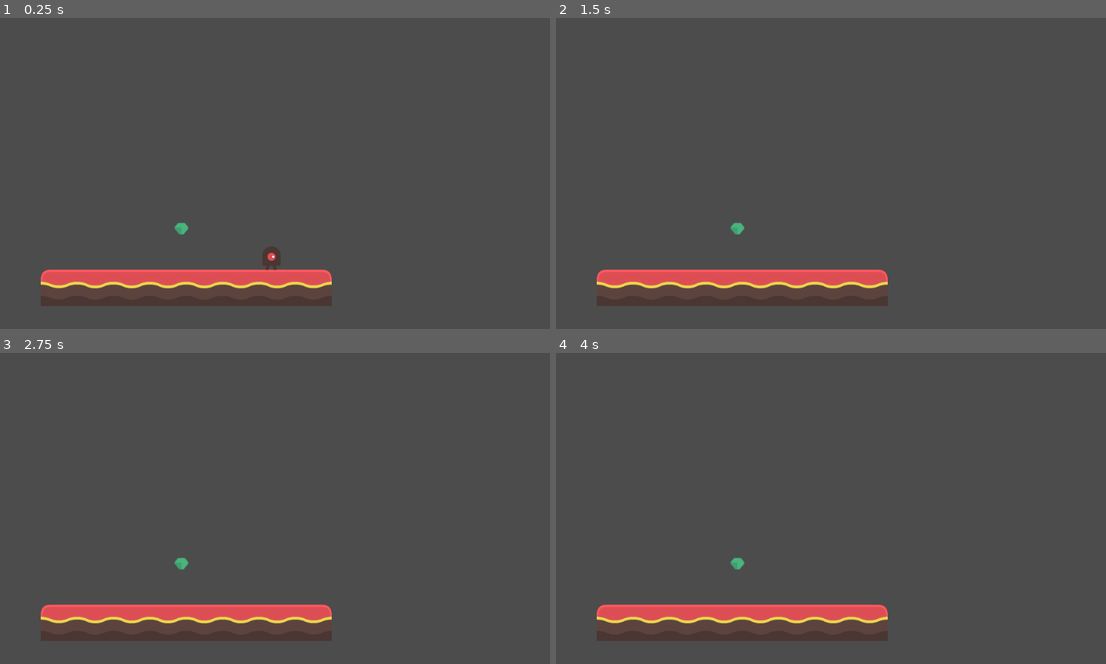
Above: before the commit, frames 1-4 (two rows, left to right).
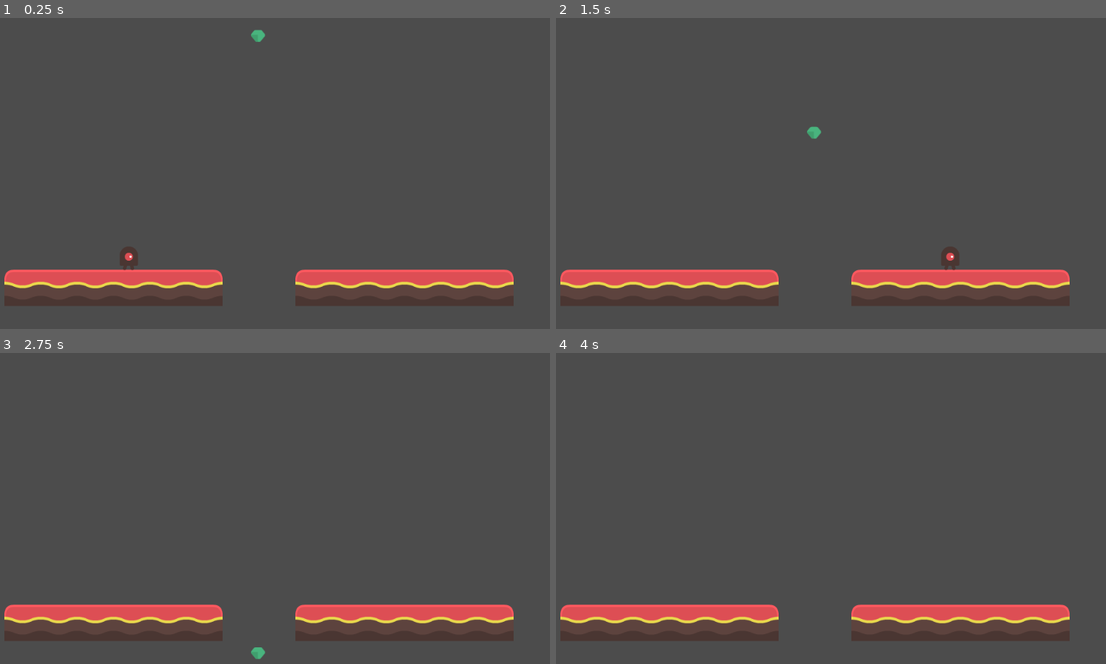
Above: after the commit, the same moments.

Repository: ben-gillott/platformer-prototype
Game: Godot game, scene res://Game.tscn
The game is run twice, just before and just after one commit, with the same random seed, the same clock (stepped at 60 frames per second) and the same inputs. Before the commit the project starts from res://Node2D.tscn.
Inputs:
- Up to frame 1 (0.25 s): no input
- Up to frame 2 (1.5 s): hold Right (walk_right) from 0.53 s (still down); tap Up (jump) at 0.77 s
- Up to frame 3 (2.75 s): tap Up (jump) at 1.52 s; release Right (walk_right) at 2.03 s; hold A (walk_left) from 2.03 s (still down)
- Up to frame 4 (4 s): release A (walk_left) at 2.78 s; hold Right (walk_right) from 2.78 s (still down); tap Up (jump) at 3.02, 3.77 s; tap Enter at 3.5 s

The runs differ from the first frame. In frame 1, 4.9% of the frame differs, in the area x 0-94%, y 3-93%; in frame 2, 4.7%; in frame 3, 4.5%; in frame 4, 4.4%.
Error before the commit: Invalid call. Nonexistent function 'new' in base 'Area2D'. (res://CoinManager.gd:8)

Commit message:
progress again

Diff:
--- /dev/null
+++ b/GameOne/Coin.gd
@@ -0,0 +1,25 @@
+extends Area2D
+
+
+# Declare member variables here. Examples:
+# var a = 2
+# var b = "text"
+
+
+# Called when the node enters the scene tree for the first time.
+func _ready():
+	position.y = 20
+	print("started")
+	pass # Replace with function body.
+
+var gravityVal = 100
+var velocityVal = 50
+
+# Called every frame. 'delta' is the elapsed time since the previous frame.
+func _process(delta):
+	position.y = position.y + velocityVal * delta
+	velocityVal += gravityVal * delta
+
+	if(position.y > 900):
+		queue_free()
+	pass
--- /dev/null
+++ b/GameOne/Coin.tscn
@@ -0,0 +1,18 @@
+[gd_scene load_steps=4 format=2]
+
+[ext_resource path="res://tilesheet_complete.png" type="Texture" id=1]
+[ext_resource path="res://Coin.gd" type="Script" id=2]
+
+[sub_resource type="CircleShape2D" id=1]
+
+[node name="Coin" type="Area2D"]
+position = Vector2( 375.525, 375.525 )
+script = ExtResource( 2 )
+
+[node name="Sprite" type="Sprite" parent="."]
+texture = ExtResource( 1 )
+region_enabled = true
+region_rect = Rect2( 1043.5, 85.1085, 24.943, 21.6342 )
+
+[node name="CollisionShape2D" type="CollisionShape2D" parent="."]
+shape = SubResource( 1 )
--- a/GameOne/CoinManager.gd
+++ b/GameOne/CoinManager.gd
@@ -1,23 +1,37 @@
 extends Node2D
 
-onready var coin = $Coin
+#onready var coin = $Coin
 var score = 0
+
+var coin = preload("res://Coin.tscn")
 
 
 func _spawnCoin():
-	var coinClone = coin.new()
-	add_child(coinClone)
-	#TODO, change to its own scene and duplicate that
+	#var coinClone = Area2D.new()
+	#add_child(coinClone)
+	var coin_instance = coin.instance()
+	#get_tree().get_root().get_node("Game").add_child(coin_instance)
+	coin_instance.position = Vector2(510.0, 10.0)
+	call_deferred("add_child", coin_instance)
 
 # Called when the node enters the scene tree for the first time.
 func _ready():
 	_spawnCoin()
+	pass
+
+var timer = 0;
+var spawnRate = 1;
 
 func _process(delta):
-	pass
+	timer += delta
+	if timer > spawnRate:
+		timer = 0
+		print("time hit")
 
 #When the player hits a coin
 func _on_Player_area_entered(area):
-	if area.name == "Coin":
+	#if area.name == "Coin":
 		score += 1
 		print(score)
+		area.free()
+		#_spawnCoin()
--- a/GameOne/Node2D.tscn
+++ b/GameOne/Game.tscn
@@ -1,9 +1,10 @@
 [gd_scene load_steps=14 format=2]
 
-[ext_resource path="res://tilesheet_complete.png" type="Texture" id=1]
-[ext_resource path="res://enemyWalking_2.png" type="Texture" id=2]
-[ext_resource path="res://KinematicBody2D.gd" type="Script" id=3]
-[ext_resource path="res://CoinManager.gd" type="Script" id=4]
+[ext_resource path="res://CoinManager.gd" type="Script" id=1]
+[ext_resource path="res://tilesheet_complete.png" type="Texture" id=2]
+[ext_resource path="res://Coin.tscn" type="PackedScene" id=3]
+[ext_resource path="res://KinematicBody2D.gd" type="Script" id=4]
+[ext_resource path="res://enemyWalking_2.png" type="Texture" id=5]
 
 [sub_resource type="ConvexPolygonShape2D" id=1]
 points = PoolVector2Array( 46.095, 47, 17.095, 47, 18.095, 18, 47.095, 19 )
@@ -126,48 +127,37 @@
 
 [sub_resource type="CapsuleShape2D" id=8]
 
-[sub_resource type="CircleShape2D" id=7]
-
-[node name="Node2D" type="Node2D"]
+[node name="Game" type="Node2D"]
 
 [node name="TileMap" type="TileMap" parent="."]
 tile_set = SubResource( 5 )
 format = 1
-tile_data = PoolIntArray( 131073, 3, 2, 131074, 3, 2, 131075 …(127 unchanged characters)…  3, 2, 262157, 3, 2, 262158, 3, 2, 458754, 5, 0, 458755, 6, 0, 458756, 6, 0, 458757, 6, 0, 458758, 6, 0, 458759, 6, 0, 458760, 6, 0, 458761, 7, 0, 458764, 1, 0, 458765, 1, 0, 458766, 1, 0, 524290, 1, 0, 524291, 1, 0, 524292, …(371 unchanged characters)…
+tile_data = PoolIntArray( 131073, 3, 2, 131074, 3, 2, 131075 …(127 unchanged characters)…  3, 2, 262157, 3, 2, 262158, 3, 2, 458753, 5, 0, 458754, 6, 0, 458755, 6, 0, 458756, 6, 0, 458757, 6, 0, 458758, 7, 0, 458761, 5, 0, 458762, 6, 0, 458763, 6, 0, 458764, 6, 0, 458765, 6, 0, 458766, 7, 0, 524290, 1, 0, 524291, 1, 0, 524292, …(371 unchanged characters)…
 
 [node name="Player" type="KinematicBody2D" parent="."]
-position = Vector2( 534, 413 )
-script = ExtResource( 3 )
+position = Vector2( 283.278, 394.661 )
+script = ExtResource( 4 )
 jump_speed = -600
 gravity = 2000
 friction = 0.3
 
 [node name="Sprite" type="Sprite" parent="Player"]
-texture = ExtResource( 2 )
+texture = ExtResource( 5 )
 
 [node name="CollisionShape2D" type="CollisionShape2D" parent="Player"]
 shape = SubResource( 6 )
 
 [node name="Area2D" type="Area2D" parent="Player"]
 visible = false
-script = SubResource( 9 )
+script = SubResource( 7 )
 
 [node name="CollisionShape2D" type="CollisionShape2D" parent="Player/Area2D"]
 shape = SubResource( 8 )
 
 [node name="CoinManager" type="Node2D" parent="."]
-script = ExtResource( 4 )
+script = ExtResource( 1 )
 
-[node name="Coin" type="Area2D" parent="CoinManager"]
-position = Vector2( 375.525, 375.525 )
-
-[node name="Sprite" type="Sprite" parent="CoinManager/Coin"]
-texture = ExtResource( 1 )
-region_enabled = true
-region_rect = Rect2( 1043.5, 85.1085, 24.943, 21.6342 )
-
-[node name="CollisionShape2D" type="CollisionShape2D" parent="CoinManager/Coin"]
-shape = SubResource( 7 )
+[node name="Coin" parent="CoinManager" instance=ExtResource( 3 )]
+position = Vector2( 510.494, -23.4229 )
 
 [connection signal="area_entered" from="Player/Area2D" to="CoinManager" method="_on_Player_area_entered"]
-[connection signal="body_entered" from="CoinManager/Coin" to="CoinManager" method="_on_Coin_body_entered"]
--- a/GameOne/project.godot
+++ b/GameOne/project.godot
@@ -11,7 +11,7 @@
 [application]
 
 config/name="OneHourGame"
-run/main_scene="res://Node2D.tscn"
+run/main_scene="res://Game.tscn"
 config/icon="res://icon.png"
 
 [input]
Not shown: 5 places in GameOne/Game.tscn that only renumber resources
